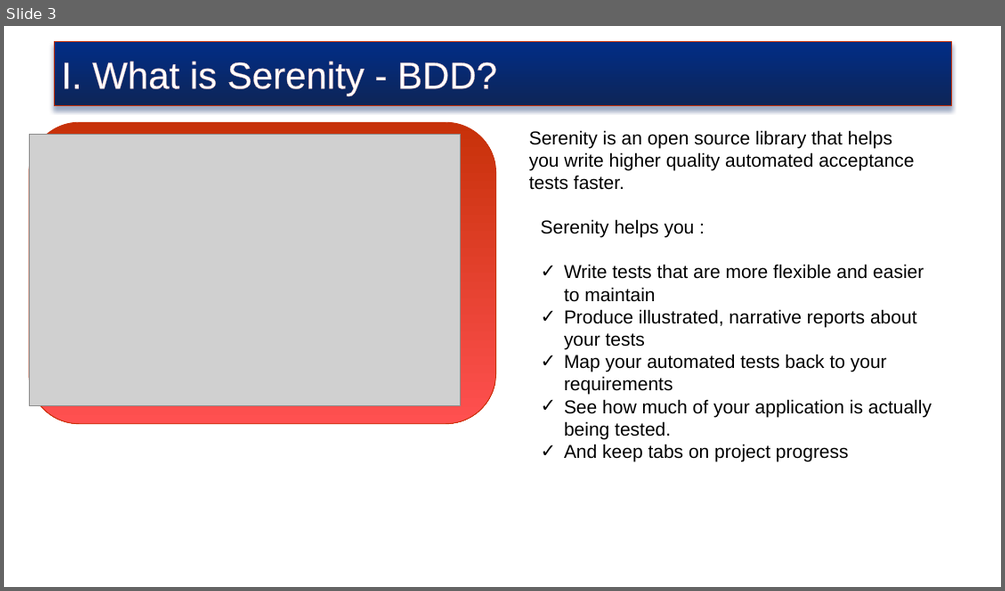
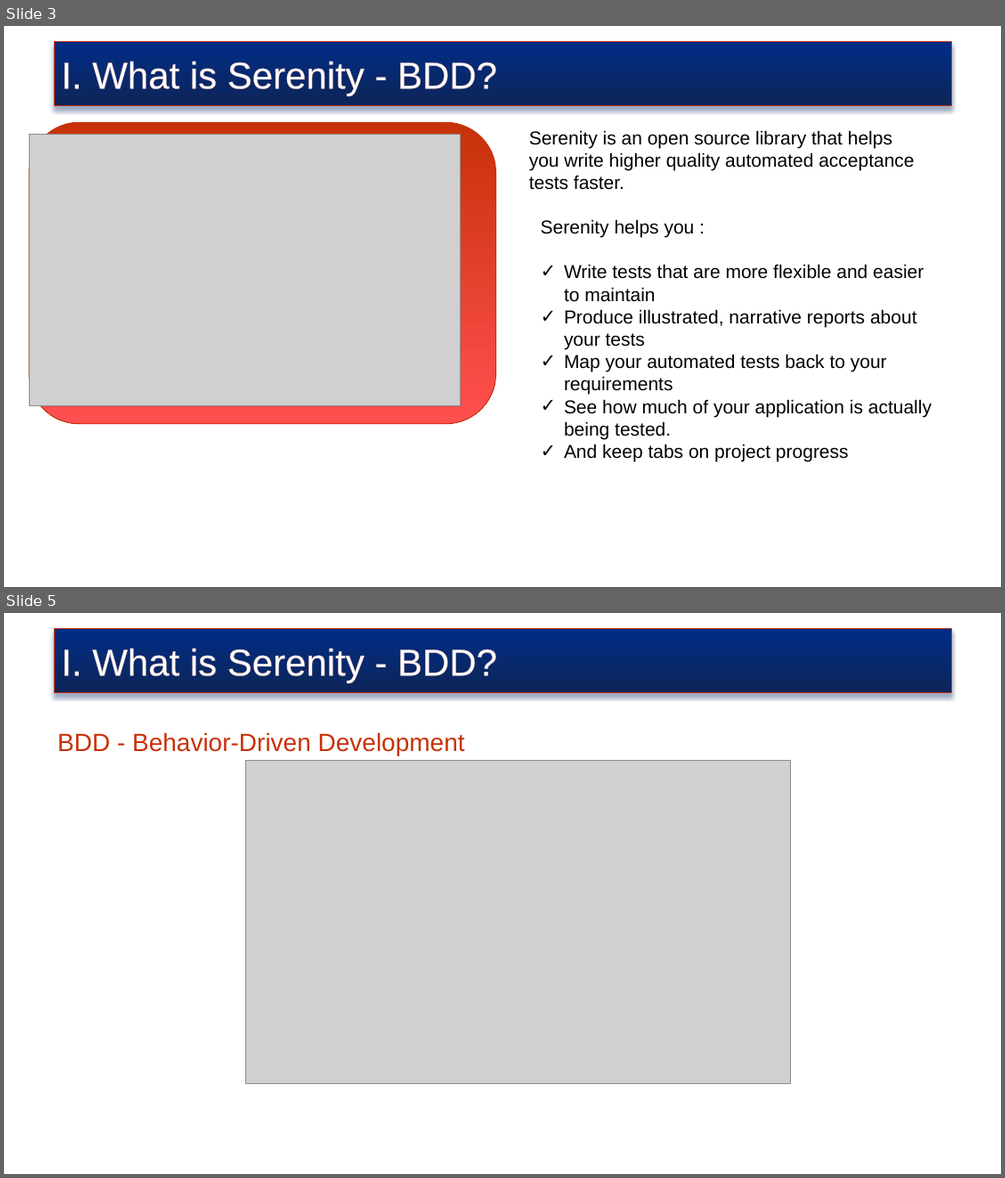
Before and after one commit to truyenkv/sharing, a slide deck: Sharing.pptx. Shown one above the other, each under a label of ours: slide 3 before the commit, slides 3 and 5 after it; the slides between them are not shown. The pictures are 1005x591 and 1005x1178 pixels, drawn with LibreOffice and Linux fonts; fonts in the diff are those of the drawing; grey boxes stand for pictures; background and template pictures are left out. Boxes give left, top, right and bottom in pixels: in the first picture for what was removed or moved away, otherwise in the second. Text is boxed around its words. In the diff, an @@ line names an element or a change of style, - is before the commit and + after.

```diff
--- a/Sharing.pptx
+++ b/Sharing.pptx
@@ slide 5 added at [4,613,1001,1174], background picture (left out) @@
@@ rectangle added at [54,629,952,693], fill gradient #012D86 to #0E2557, outline #C73109 0.75 pt, 36 pt, text #FFFFFF @@
+I. What is Serenity - BDD?
@@ text added at [57,732,465,755], 24 pt, text #C73109 @@
+BDD - Behavior-Driven Development
@@ picture added at [246,761,791,1083] @@
```
Also in this commit, not shown: 4 slides changed, 9 other slides added, 3 slides removed.
